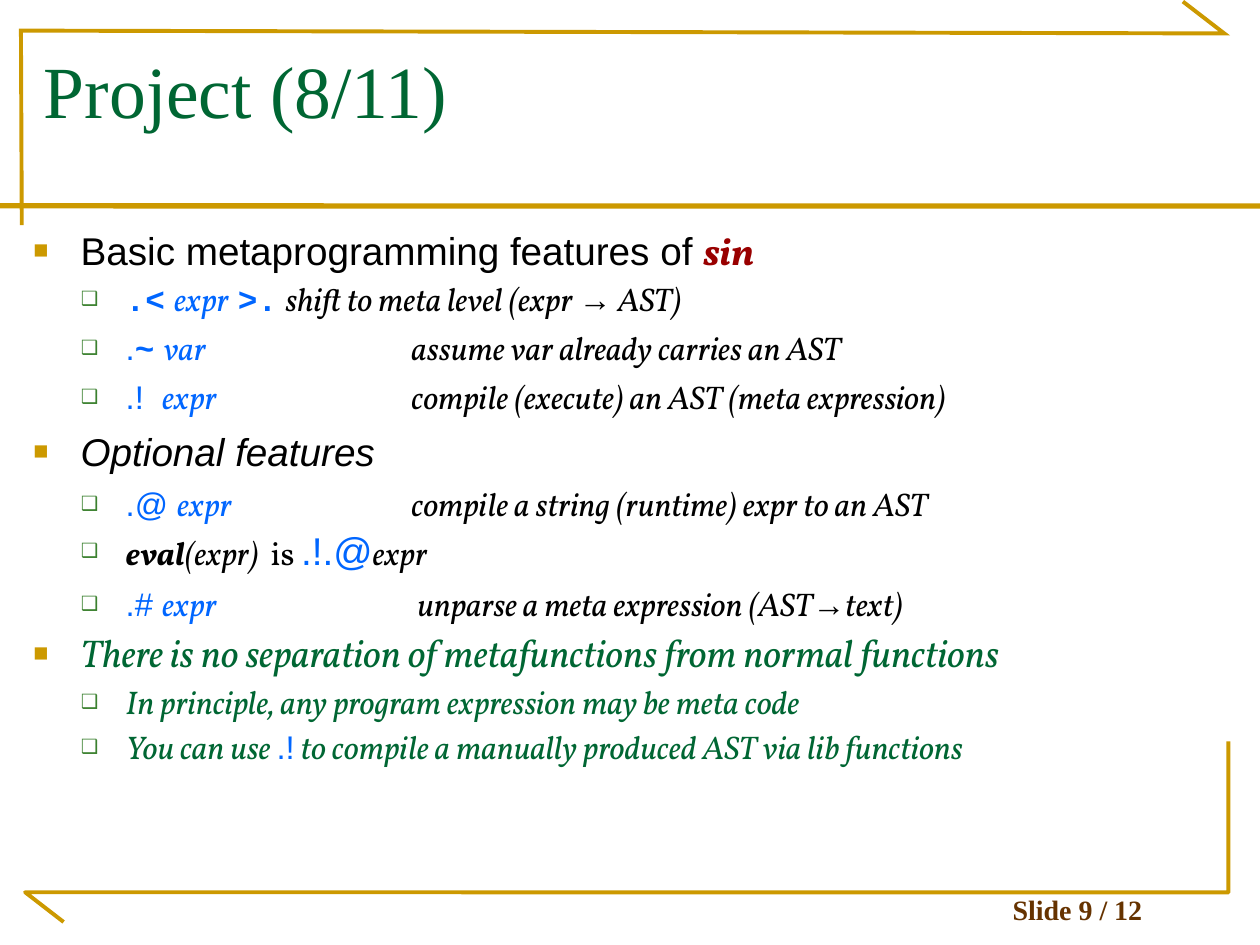
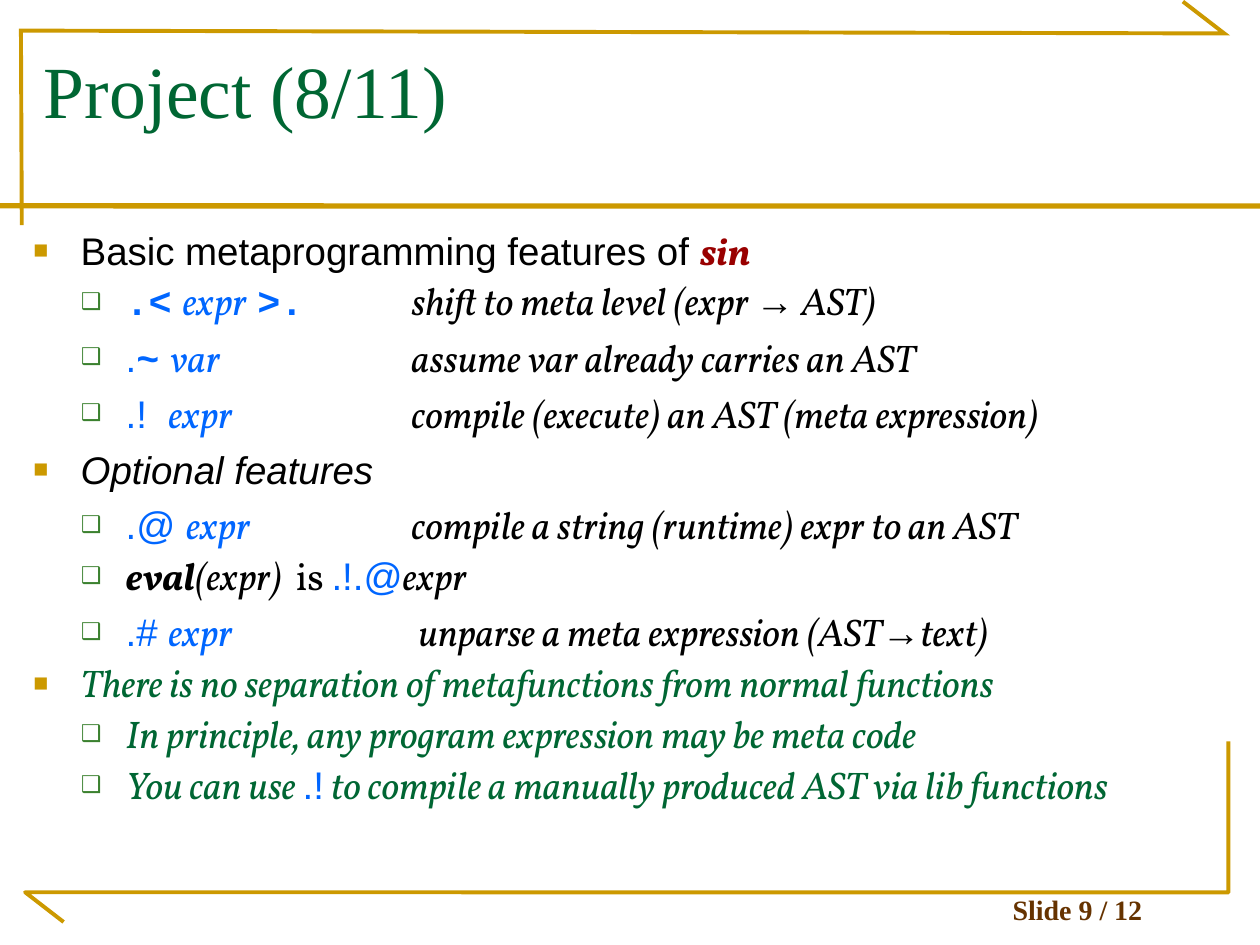
Before and after one commit to HistoricalValue/sin, a slide deck: slide 9 of Docs/Project Description/Project.ppt. Drawn at 1260x945 pixels with LibreOffice and Linux fonts; fonts in the diff are those of the drawing. Boxes give left, top, right and bottom in pixels: in the first picture for what was removed or moved away, otherwise in the second. Text is boxed around its words. In the diff, an @@ line names an element or a change of style, - is before the commit and + after.

```diff
--- a/Docs/Project Description/Project.ppt
+++ b/Docs/Project Description/Project.ppt
@@ text "Basic metaprogramming features of sin" at bbox=[81, 237, 1108, 809]: size 22.1 to 22 pt in "Basic metaprogramming features of sin", "Optional features", ".!.@expr", "There is no separation of metafunctions from ..."; size 18.7 to 22 pt in ".< expr >. shift to meta level ...", ".~ var assume var already carries an ...", ".! expr compile (execute) an AST (meta ...", ".@ expr compile a string (runtime) expr ..." and 4 more places; less space between paragraphs @@
```
Also in this commit, not shown: 6 other files.
